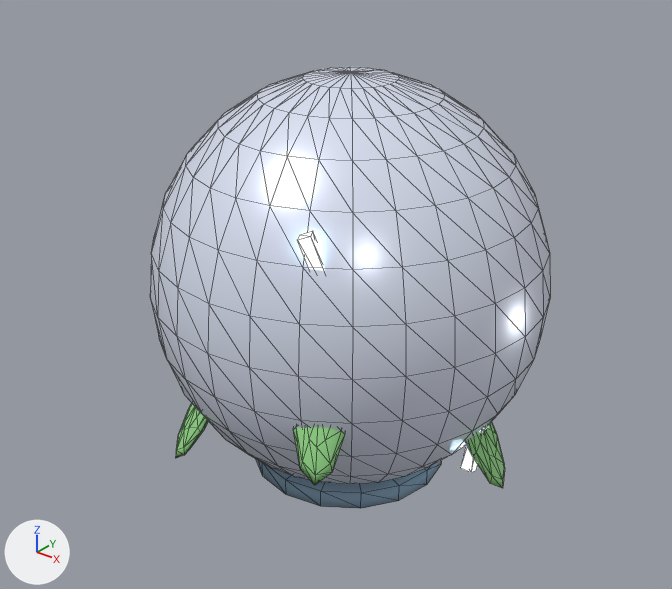
An edit to the glTF model public/assets/models/eggs/egg_snow_08.glb, drawn before and after from the same camera.
Camera for both pictures: a camera (50 mm lens) standing at (1.121, -1.432, 1.278) and looking at (-0.004, -0.026, 0.406). The axes (+X, +Y, +Z) are drawn at lower left. The lights are the same throughout. The older version comes first. Mesh edges are drawn as thin lines. Vertices at exactly the same position are counted once.

Names of what the first picture shows: 'ball'.
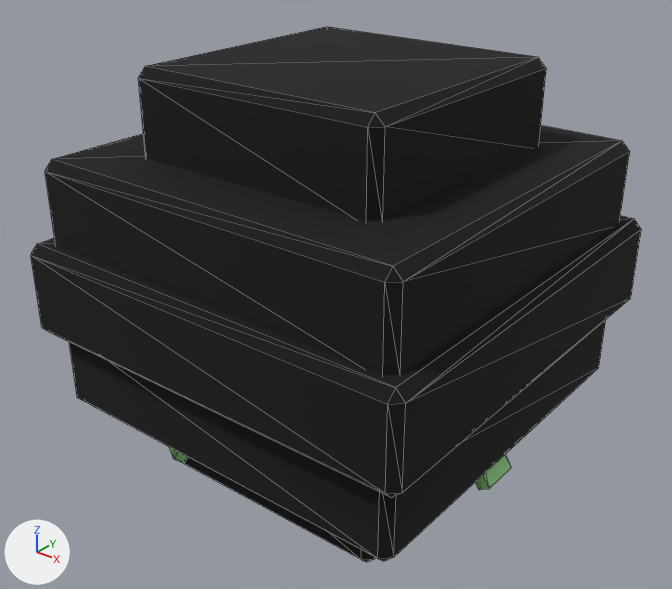
Boxes [x1, y1, x2, y2] around the edits, measured in the pictures (672 x 589 px; the box of a moved part takes in the faces that stretch with it):
'ball', surface changed, reshaped, moved, rescaled (52% wider, 21% taller)
    before: [150, 67, 550, 509]
    after: [31, 27, 641, 562]
part 1 of me_ball, moved or reshaped (not visible afterwards)
    before: [461, 426, 488, 472]
part 2 of me_ball, moved or reshaped (not visible afterwards)
    before: [298, 231, 324, 270]
part 3 of me_ball, deleted
    before: [150, 67, 550, 509]
part 4 of me_ball, added
    after: [31, 27, 641, 562]

What the commit changed:
Picture 'px0' (img_px0) is new.
In material 'm0' (mat_m0), base_color is no longer (0.799, 0.85, 1.0), pale blue #e7edff.
In material 'm0' (mat_m0), texture is now set to img_px0.
Material 'Outline_Ink' (mat_outline_ink) is new.
Its base color is (0.004, 0.004, 0.006) (black #0d0d12).
Its roughness is 1.0.
me_ball is used by ob_ball; location (0.0, 0.0, 0.0).
me_ball had 759 vertices, 1464 faces and spanned x -0.432..0.432, y -0.42..0.42, z 0.0..0.88.
me_ball now has 344 vertices, 596 faces and spans x -1.0..1.0, y -1.0..1.0, z -0.978..0.978.
me_ball part 1: the loose piece of 8 vertices spanning x 0.338..0.362, y -0.042..0.042, z 0.111..0.289 is scaled about its middle by (2.16, 2.15, 2.15), then moved by (0.379, 0.0, -0.717).
me_ball part 2: the loose piece of 8 vertices spanning x 0.157..0.241, y -0.345..-0.282, z 0.511..0.689 is scaled about its middle by (2.15, 2.16, 2.15), then moved by (0.204, -0.362, -0.255).
me_ball part 3: 7 loose pieces with 711 vertices, spanning x -0.432..0.432, y -0.42..0.42, z 0.0..0.88, are deleted.
me_ball part 4: 288 vertices added at x -1.0..1.0, y -1.0..1.0, z -0.978..0.978.
Other edits to the shape of me_ball do not show in these pictures.
me_ball gains material mat_outline_ink (black #0d0d12).
Object 'ball' (ob_ball) moves from (0.0, 0.0, 0.0) to (0.0, 0.0, 0.444).
Object 'ball' (ob_ball) is rescaled from (1.0, 1.0, 1.0) to (0.464, 0.464, 0.464).
